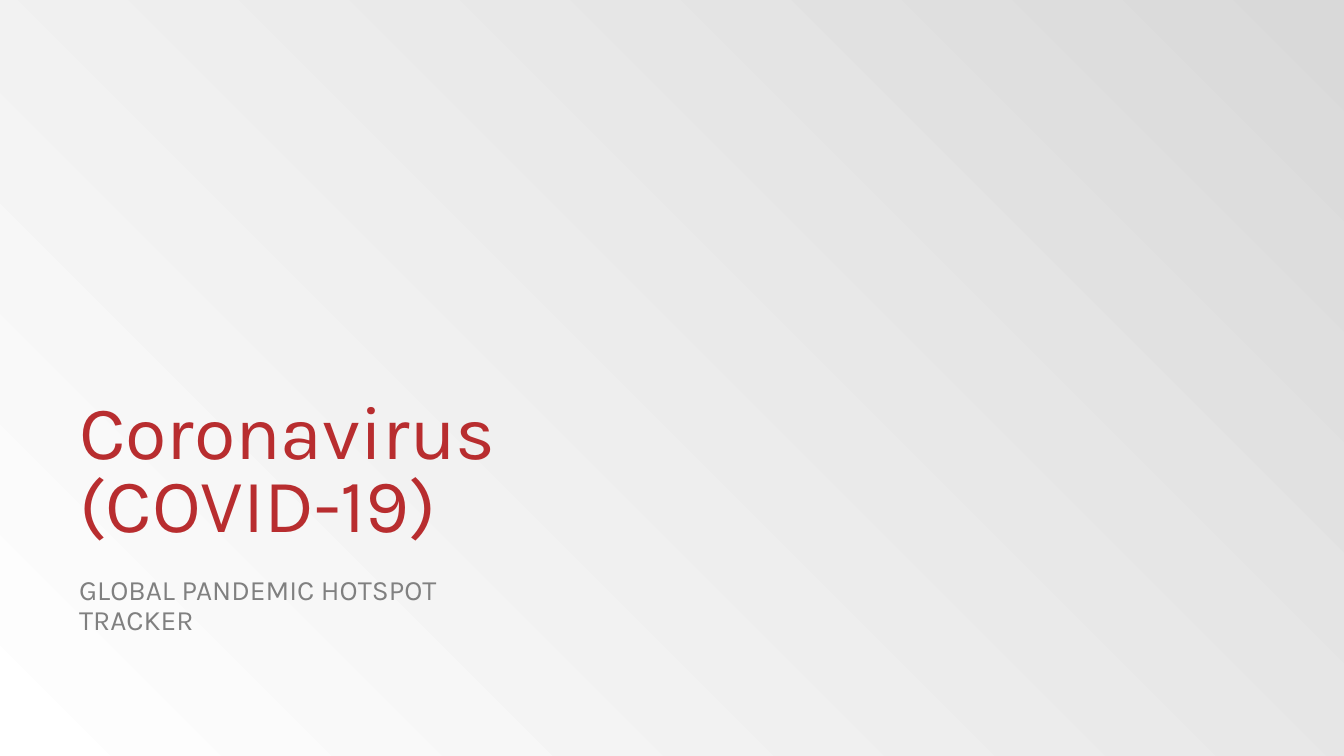
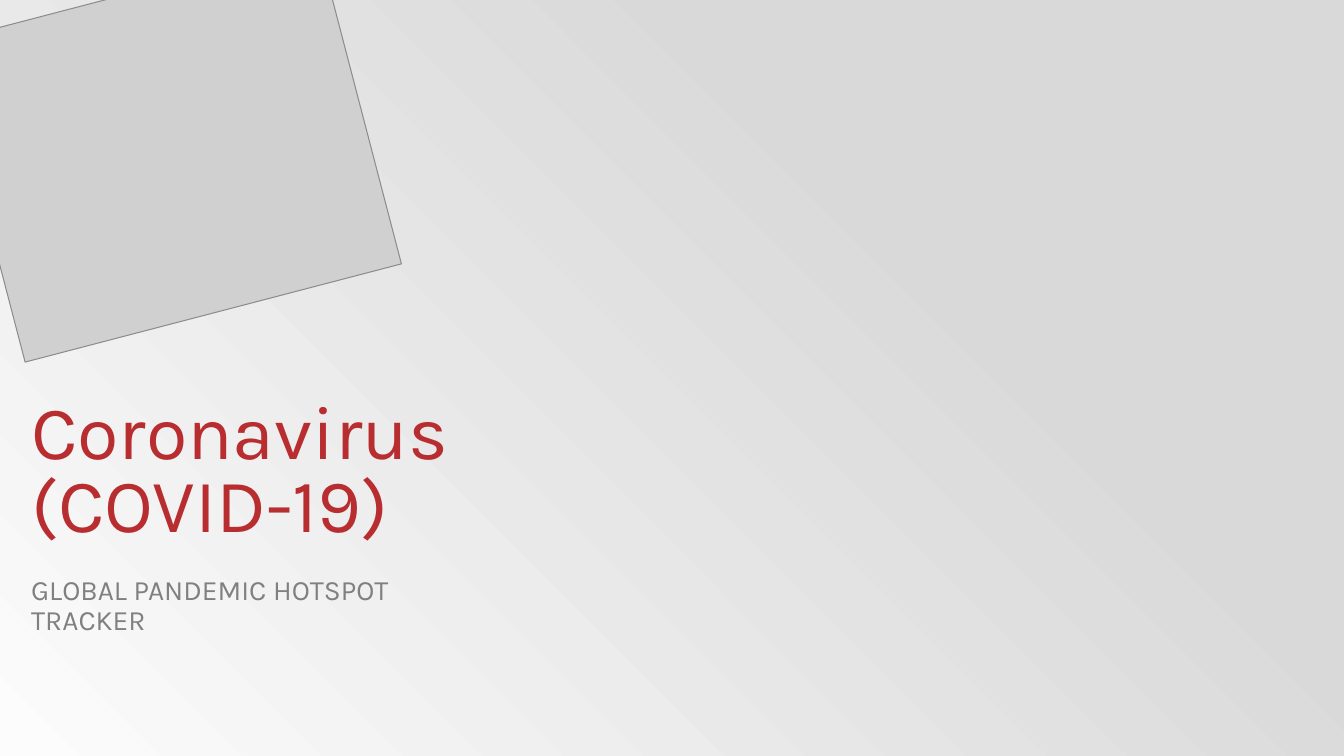
Before and after one commit to ldipaola/covid-dashboard, a slide deck: slide 1 of Coronavirus COVID-19 Presentation.pptx. Drawn at 1344x756 pixels with LibreOffice and Linux fonts; fonts in the diff are those of the drawing; grey boxes stand for pictures; background and template pictures are left out. Boxes give left, top, right and bottom in pixels: in the first picture for what was removed or moved away, otherwise in the second. Text is boxed around its words. In the diff, an @@ line names an element or a change of style, - is before the commit and + after.

```diff
--- a/Coronavirus COVID-19 Presentation.pptx
+++ b/Coronavirus COVID-19 Presentation.pptx
@@ background gradient #D9D9D9 to #FFFFFF to gradient #D9D9D9 to #FCFCFC @@
@@ picture added at (0, 0, 401, 362) @@
@@ title "Coronavirus (COVID-19)": place and size @@
-title "Coronavirus (COVID-19)" at (79, 407, 496, 541)
+title "Coronavirus (COVID-19)" at (31, 407, 448, 541)
@@ subtitle "GLOBAL PANDEMIC HOTSPOT TRACKER": place and size @@
-subtitle "GLOBAL PANDEMIC HOTSPOT TRACKER" at (79, 582, 436, 630)
+subtitle "GLOBAL PANDEMIC HOTSPOT TRACKER" at (31, 582, 388, 630)
```
Also in this commit, not shown: 3 other slides changed, 1 slide added, 2 slides removed.
